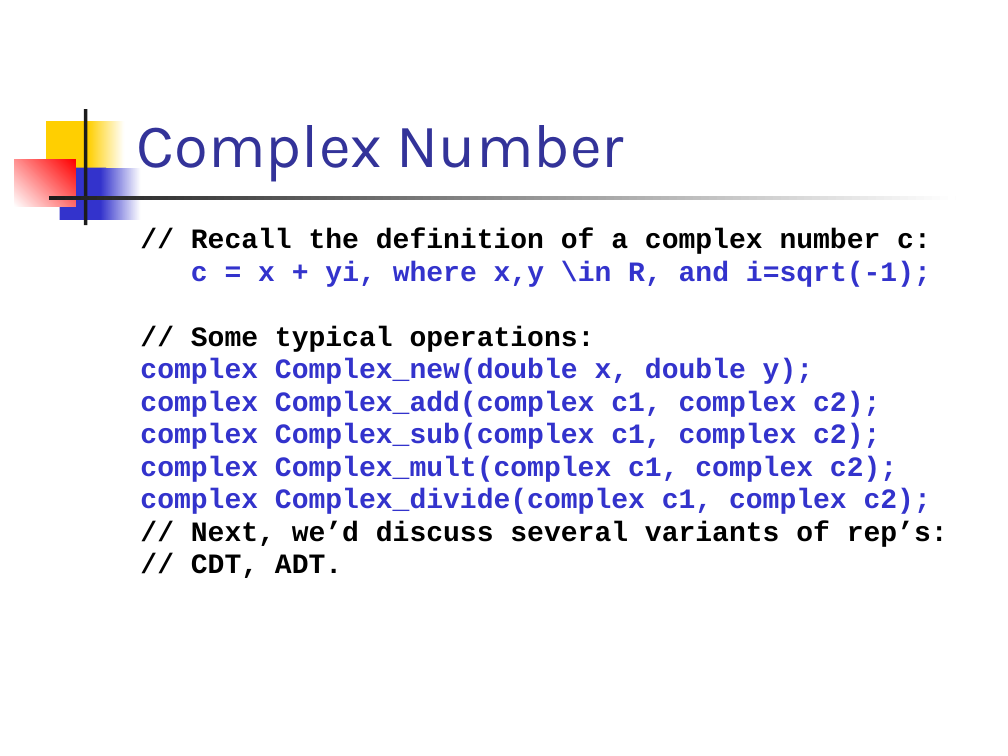
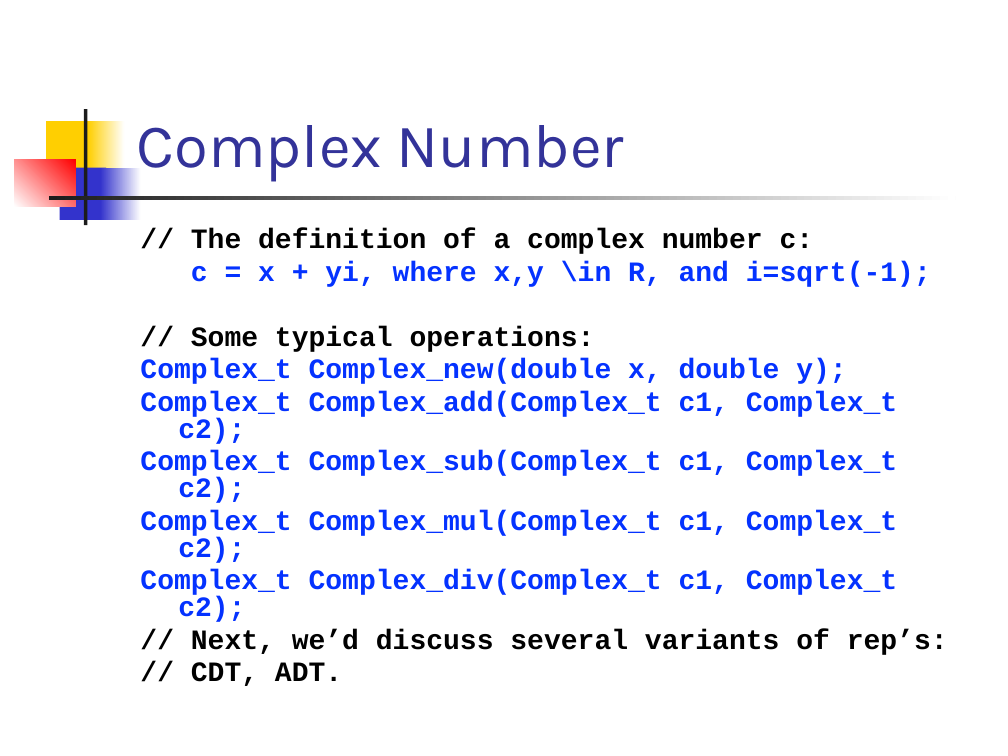
Before and after one commit to csslab-ustc/csslab-ustc.github.io, a slide deck: slide 7 of courses/sysprog/slides/lec10-adt.pptx. Drawn at 1008x756 pixels with LibreOffice and Linux fonts; fonts in the diff are those of the drawing. Boxes give left, top, right and bottom in pixels: in the first picture for what was removed or moved away, otherwise in the second. Text is boxed around its words. In the diff, an @@ line names an element or a change of style, - is before the commit and + after.

```diff
--- a/courses/sysprog/slides/lec10-adt.pptx
+++ b/courses/sysprog/slides/lec10-adt.pptx
@@ text at (191, 229, 814, 254): text changed @@
-// Recall the definition of a complex number c:
+// The definition of a complex number c:
@@ text at (191, 261, 931, 287): text colour #3333CC to #0432FF in "c = x + yi, where x,y ..." @@
@@ text at (140, 359, 897, 622): text changed; text colour #3333CC to #0432FF @@
-complex Complex_new(double x, double y);
-complex Complex_add(complex c1, complex c2);
-complex Complex_sub(complex c1, complex c2);
-complex Complex_mult(complex c1, complex c2);
-complex Complex_divide(complex c1, complex c2);
+Complex_t Complex_new(double x, double y);
+Complex_t Complex_add(Complex_t c1, Complex_t c2);
+Complex_t Complex_sub(Complex_t c1, Complex_t c2);
+Complex_t Complex_mul(Complex_t c1, Complex_t c2);
+Complex_t Complex_div(Complex_t c1, Complex_t c2);
```
Also in this commit, not shown: 9 other slides changed, 6 other files.
